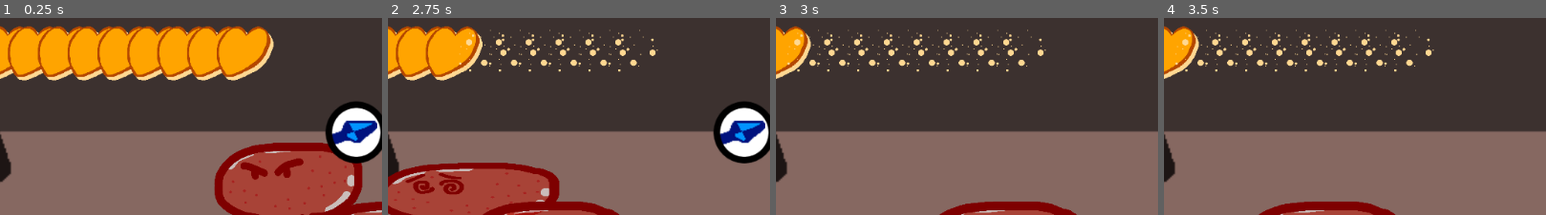
Above: before the commit, frames 1-4 (left to right).
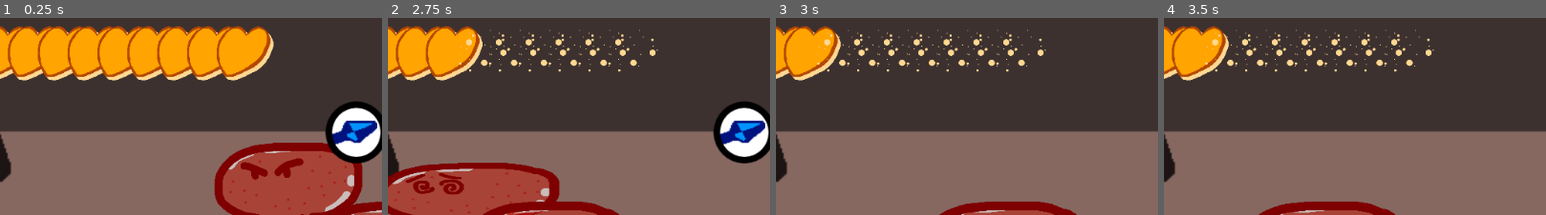
Above: after the commit, the same moments.

Repository: WightLight/StrawberryShortsword
Game: Godot game, scene res://Battle/Battle.tscn
Same seed, same stepped clock (60 frames per second), same inputs: the game is played once before the commit and once after it.
Inputs (mouse positions are % of the whole screen's width and height, from its top left):
- Up to frame 1 (0.25 s): no input
- Up to frame 2 (2.75 s): click (79, 47) at 0.52 s; tap Enter at 1.25 s; tap Space at 2 s
- Up to frame 3 (3 s): tap Enter at 2.75 s
- Up to frame 4 (3.5 s): no input
The pictures show only the part of the screen within x 33-83%, y 18-68%; the shares and areas given below are measured in that part.

Frames 1-2 are identical in both runs. In frame 3, 2.6% of the frame differs, in the area x 2-17%, y 3-32%; in frame 4, 2.6%.

Commit message:
Slimes cannot attack on the turn they die

Diff:
--- a/Enemy/Enemy.gd
+++ b/Enemy/Enemy.gd
@@ -22,8 +22,18 @@
 	if curHp <= 0:
 		die()
 
+func is_alive():
+	return curHp > 0
+
+func can_attack():
+	return is_alive()
+
+func _do_attack(player: Player):
+	pass
+
 func attack(player: Player):
-	pass
+	if can_attack():
+		_do_attack(player)
 
 func die():
 	emit_signal("death")
--- a/Enemy/Slime/Slime.gd
+++ b/Enemy/Slime/Slime.gd
@@ -22,6 +22,6 @@
 	else:
 		$Sprite.texture = healthy_texture
 
-func attack(player: Player):
+func _do_attack(player: Player):
 	player.damage(1)
 	$AnimationPlayer.play("Slime Attack")
